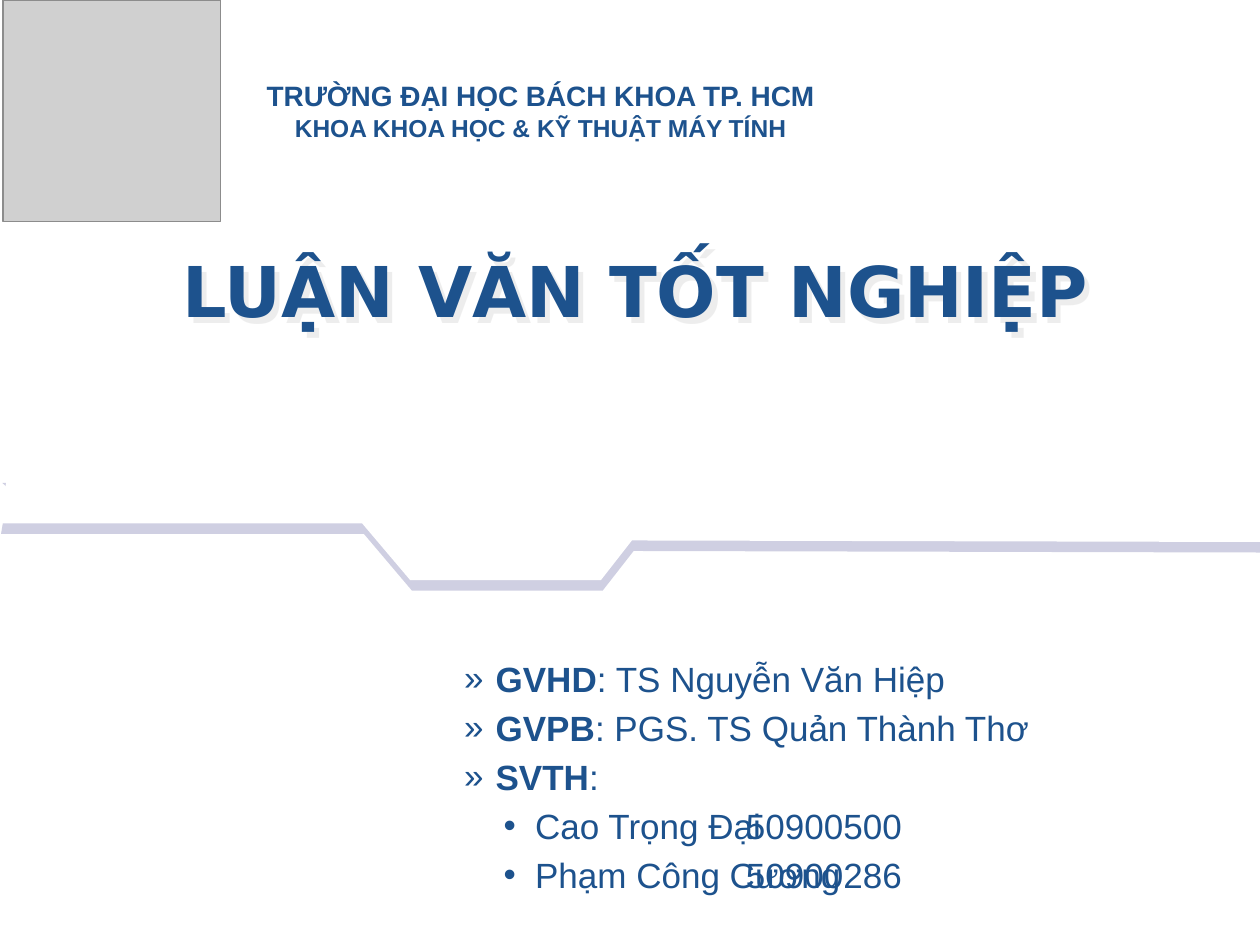
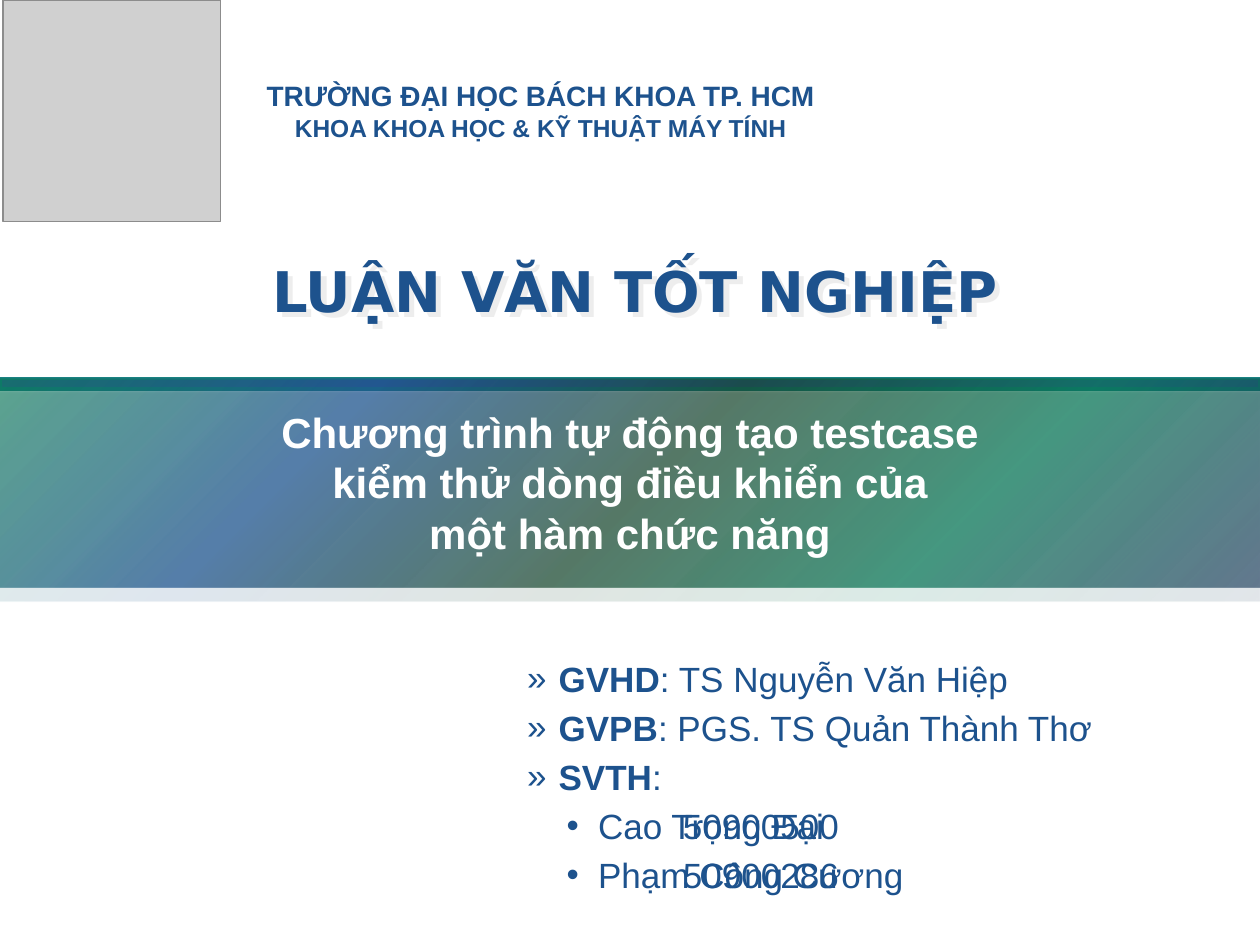
Before and after one commit to congcuong-cse/autotesting-lvtn, a slide deck: slide 1 of Document/Presentation.pptx. Drawn at 1260x945 pixels with LibreOffice and Linux fonts; fonts in the diff are those of the drawing; grey boxes stand for pictures; background and template pictures are left out. Boxes give left, top, right and bottom in pixels: in the first picture for what was removed or moved away, otherwise in the second. Text is boxed around its words. In the diff, an @@ line names an element or a change of style, - is before the commit and + after.

```diff
--- a/Document/Presentation.pptx
+++ b/Document/Presentation.pptx
@@ title "LUẬN VĂN TỐT NGHIỆP" at (272,266,998,323): size 40 to 32 pt @@
@@ freeform shape removed at (0,373,1260,580) @@
@@ rectangle added at (0,378,1260,389), fill #1D528D at 90% opacity, outline #1B8383 2 pt @@
@@ rectangle added at (0,379,1260,588), fill gradient #113053 to #067555 to #0F4127 to #1D528D @@
@@ text added at (281,416,978,557), 24 pt, text #FFFFFF, bold @@
+Chương trình tự động tạo testcase
+kiểm thử dòng điều khiển của
+một hàm chức năng
@@ subtitle "GVHD: TS Nguyễn Văn Hiệp" at (559,664,1092,895): list level 6 to 7 in "GVHD: TS Nguyễn Văn Hiệp"; list level 6 to 7 in "GVPB: PGS. TS Quản Thành ..."; list level 6 to 7 in "SVTH:"; list level 6 to 7 in "Cao Trọng Đại 50900500"; list level 6 to 7 in "Phạm Công Cương 50900286" @@
```
Also in this commit, not shown: 17 other slides changed, 4 slides added, 4 slides removed.
